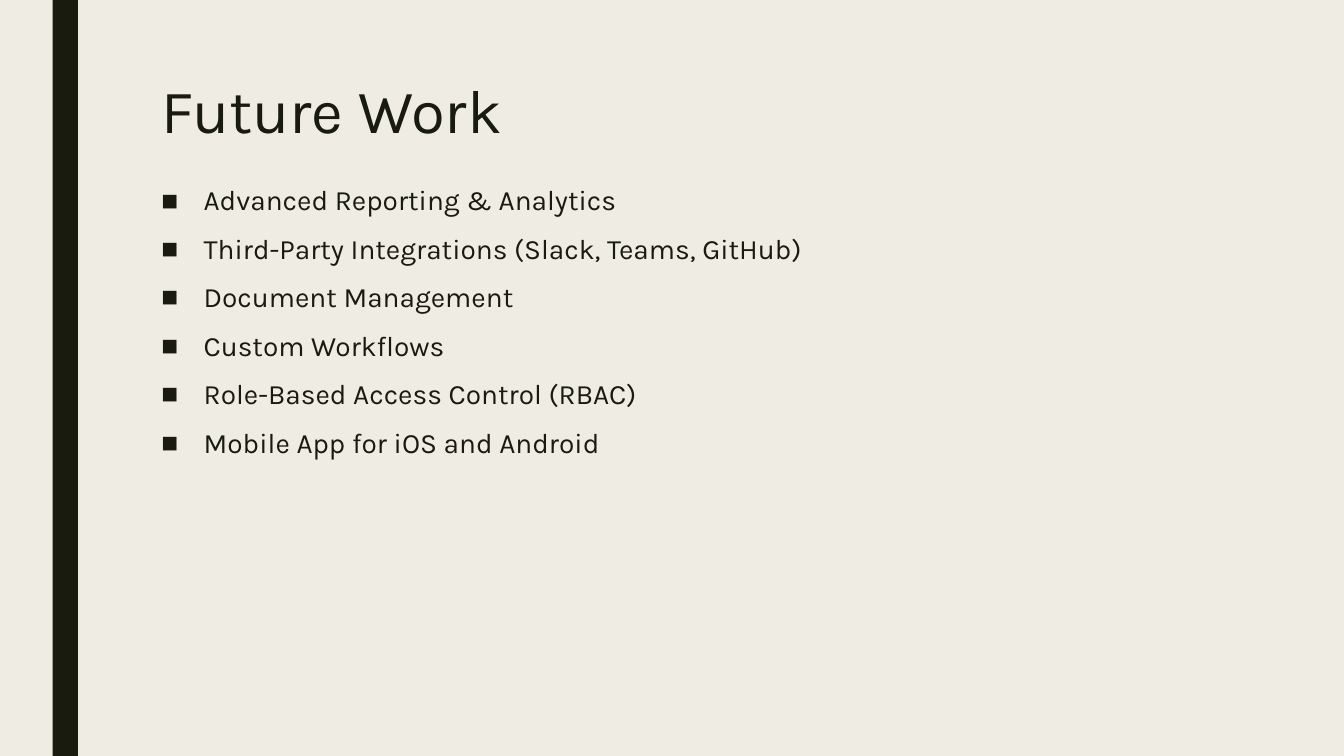
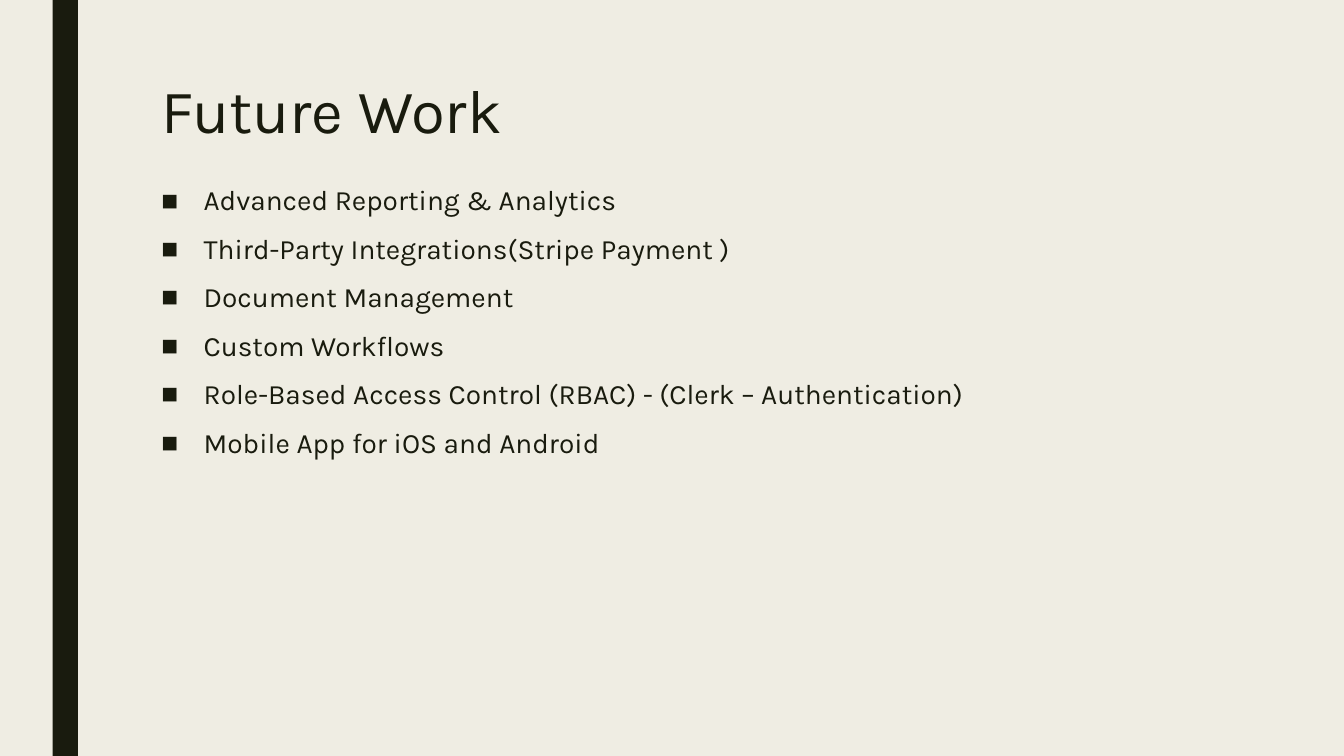
Before and after one commit to nimatshering/capstone-project, a slide deck: slide 14 of Presentation.pptx (slide 13 before the commit). Drawn at 1344x756 pixels with LibreOffice and Linux fonts; fonts in the diff are those of the drawing. Boxes give left, top, right and bottom in pixels: in the first picture for what was removed or moved away, otherwise in the second. Text is boxed around its words. In the diff, an @@ line names an element or a change of style, - is before the commit and + after.

```diff
--- a/Presentation.pptx
+++ b/Presentation.pptx
@@ text at bbox=[204, 239, 713, 266]: text changed @@
-■ Third-Party Integrations (Slack, Teams, GitHub)
+■ Third-Party Integrations(Stripe Payment )
@@ text at bbox=[204, 384, 963, 407]: text changed @@
-■ Role-Based Access Control (RBAC)
+■ Role-Based Access Control (RBAC) - (Clerk – Authentication)
```
Also in this commit, not shown: 3 other slides changed, 8 slides added, 7 slides removed, 3 other files.
